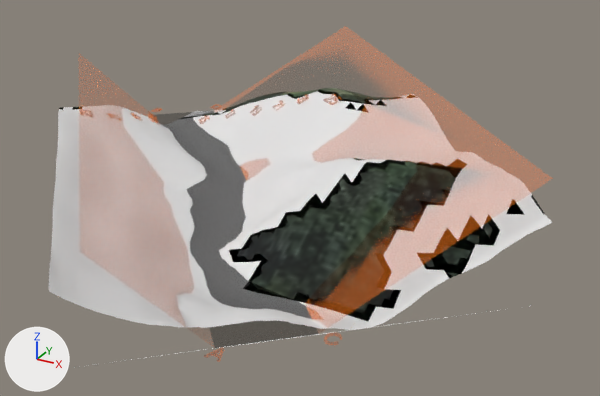
Before and after pictures for a commit that changed the COLLADA model superficies/curva16.dae.
The view is the same before and after, from a camera (50 mm lens) standing at (1296.0, -1863.0, 921.0) and looking at (245.0, 48.0, -35.0). The lights are fixed; the arrows at lower left show +X, +Y and +Z. Where no turn or scale is listed for an object, it has been applied to the vertices. Vertices at the same position are counted once.

Names of what the first picture shows: 'SketchUp', 'group_0'.
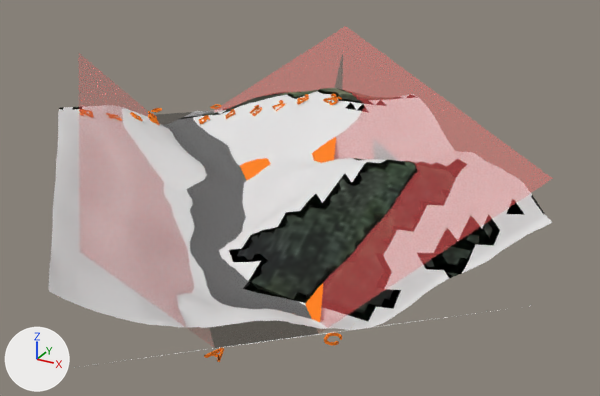
What changed in the scene script:
```text
Change mat_color_c05_1:
    mat_color_c05_1.alpha: 0.251 -> 1.0
Add mat_color_a03:
    mat_color_a03 = principled_material('Color_A03')
    mat_color_a03.base_color = (1.0, 0.13, 0.13)  # red #ff6565
    mat_color_a03.roughness = 0.9
    mat_color_a03.alpha = 0.302
Change me_sketchup:
    where me_sketchup.from_pydata(...)  # 2995 vertices, 6252 faces; spans x -793.0..994.0, y -900.0..968.0, z -65.0..255.0
    used by ob_sketchup; location = (0.0, 0.0, 0.0)
    me_sketchup part 1: 322 faces spanning x -793.0..981.0, y -856.0..968.0, z -40.0..255.0 switch from mat_color_c05_1 (orange #ff7f00) to mat_color_a03 (red #ff6565)
```

Changed parts and their boxes [x1, y1, x2, y2] in the pictures (600 x 396 px):
'SketchUp', surface changed: [77, 38, 549, 349] in both
'group_0', surface changed: [120, 94, 342, 362] in both
part 1 of me_sketchup, recoloured: [79, 38, 549, 348] in both
